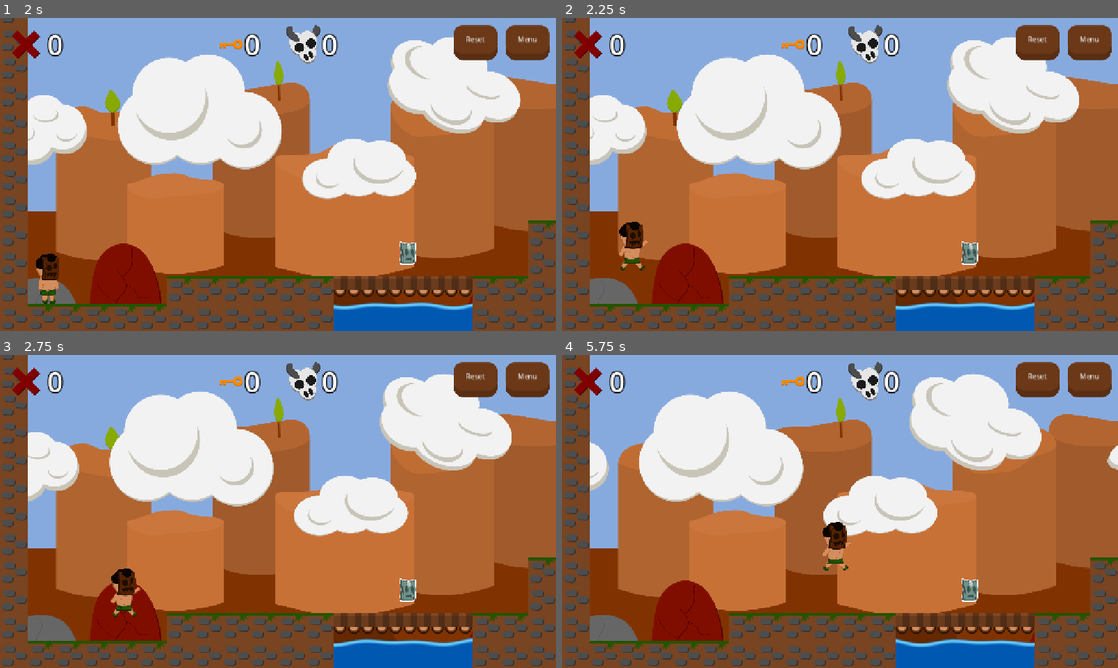
Above: before the commit, frames 1-4 (two rows, left to right).
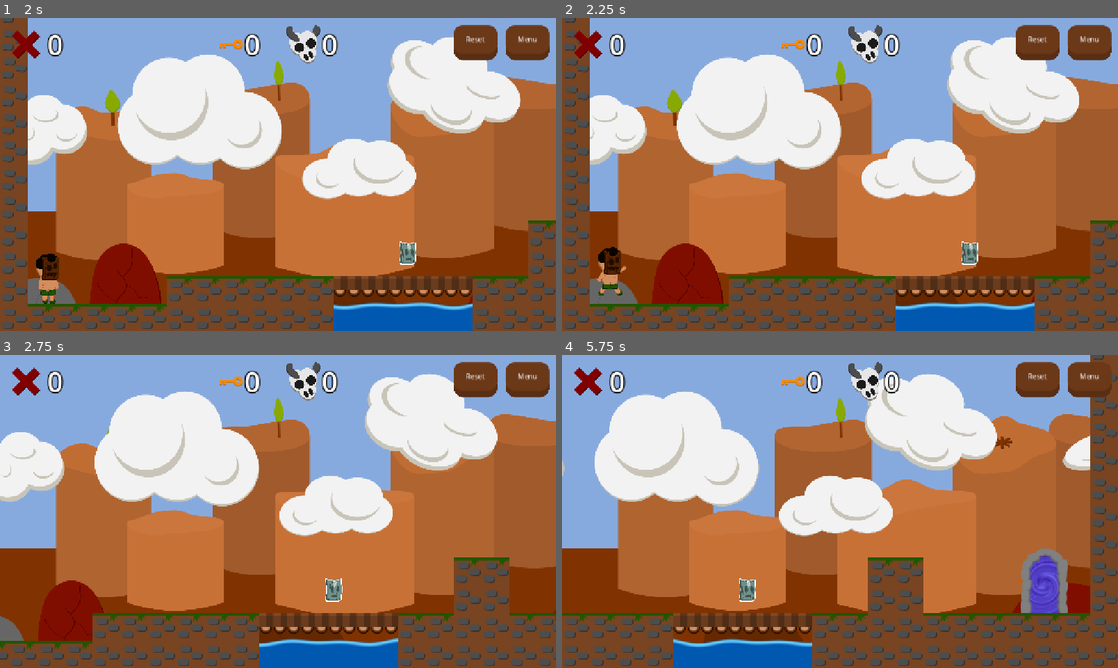
Above: after the commit, the same moments.

Repository: Nabiz/FourElements
Game: Godot game, scene res://Scenes/GUI/main_menu.tscn
Two runs of this game, one before a commit and one after it. Both use one fixed random seed, a clock stepped at 60 frames per second and the inputs below. The engine's default icon, where the game draws it, is replaced by a stand-in: a white triangle on a blue panel in a dark square.
Inputs:
- Up to frame 1 (2 s): click "Nowa Gra" at 0.5 s; click "Graj!" at 1.25 s
- Up to frame 2 (2.25 s): tap Enter (ui_accept) at 2 s; hold Right (ui_right) from 2.03 s (still down); hold Home (ui_home) from 2.03 s (still down)
- Up to frame 3 (2.75 s): keep holding Right (ui_right); keep holding Home (ui_home); tap Enter (ui_accept) at 2.27 s
- Up to frame 4 (5.75 s): release Home (ui_home) at 2.78 s; tap Home (ui_home) at 2.85, 4.35 s; tap Enter (ui_accept) at 3.02, 4.52, 5.27 s; release Right (ui_right) at 3.53 s; hold Left (ui_left) 3.53-4.28 s; hold Home (ui_home) 3.53-4.28 s; hold Right (ui_right) from 4.28 s (still down); hold Home (ui_home) from 5.03 s (still down)

Frame 1 is identical in both runs. In frame 2, 1.0% of the frame differs, in the area x 6-16%, y 65-89%; in frame 3, 29%; in frame 4, 37%, in the area x 0-100%, y 0-100%.

Commit message:
add camera controller

Diff:
--- a/Levels/air_level_1.tscn
+++ b/Levels/air_level_1.tscn
@@ -1,5 +1,6 @@
-[gd_scene load_steps=8 format=4 uid="uid://b2rsgl8f8nuf4"]
+[gd_scene load_steps=9 format=4 uid="uid://b2rsgl8f8nuf4"]
 
+[ext_resource type="Script" uid="uid://bqdfn8kuyclmm" path="res://scripts/managers/camera_controller.gd" id="1_2epbk"]
 [ext_resource type="PackedScene" uid="uid://d1ouvpi4u5u6y" path="res://scenes/player/player.tscn" id="1_g83ix"]
 [ext_resource type="PackedScene" uid="uid://bbp66xbtvbism" path="res://scenes/pickups/mask_pickup.tscn" id="2_h3oo1"]
 [ext_resource type="PackedScene" uid="uid://cduv0gbami34p" path="res://scenes/props/water_path.tscn" id="4_66tw6"]
@@ -12,7 +13,10 @@
 
 [node name="Player" parent="." instance=ExtResource("1_g83ix")]
 position = Vector2(111, 584)
-camera_limits = [null, -1000000, 1792, 720]
+
+[node name="Camera2D" type="Camera2D" parent="Player" node_paths=PackedStringArray("tile_map")]
+script = ExtResource("1_2epbk")
+tile_map = NodePath("../../TileMapLayer")
 
 [node name="FinishArea" parent="." node_paths=PackedStringArray("end_level_popup") instance=ExtResource("5_k21mx")]
 position = Vector2(1622, 521)
--- a/Levels/air_level_2.tscn
+++ b/Levels/air_level_2.tscn
@@ -8,12 +8,12 @@
 [ext_resource type="PackedScene" uid="uid://cduv0gbami34p" path="res://scenes/props/water_path.tscn" id="6_b48tx"]
 [ext_resource type="PackedScene" uid="uid://bbp66xbtvbism" path="res://scenes/pickups/mask_pickup.tscn" id="7_pnfvf"]
 [ext_resource type="PackedScene" uid="uid://cwdtgtgv530co" path="res://scenes/pickups/key.tscn" id="8_2nfjq"]
+[ext_resource type="Script" uid="uid://bqdfn8kuyclmm" path="res://scripts/managers/camera_controller.gd" id="9_wuals"]
 
 [node name="AirLevel2" type="Node2D"]
 
 [node name="Player" parent="." instance=ExtResource("1_2lm5o")]
 position = Vector2(448, 541)
-camera_limits = [null, -496, 1792, 720]
 
 [node name="FinishArea" parent="." node_paths=PackedStringArray("end_level_popup") instance=ExtResource("2_2nfjq")]
 position = Vector2(1642, -200)
@@ -76,3 +76,7 @@
 
 [node name="Key3" parent="." instance=ExtResource("8_2nfjq")]
 position = Vector2(1639, 562)
+
+[node name="Camera2D" type="Camera2D" parent="." node_paths=PackedStringArray("tile_map")]
+script = ExtResource("9_wuals")
+tile_map = NodePath("../TileMapLayer")
--- a/Levels/air_level_3.tscn
+++ b/Levels/air_level_3.tscn
@@ -7,12 +7,12 @@
 [ext_resource type="TileSet" uid="uid://lqi2h7vfgbei" path="res://resources/tilesets/tileset.tres" id="5_k7d4e"]
 [ext_resource type="PackedScene" uid="uid://bbp66xbtvbism" path="res://scenes/pickups/mask_pickup.tscn" id="7_7qeat"]
 [ext_resource type="PackedScene" uid="uid://dk1i41y4p0goh" path="res://scenes/enemies/enemy.tscn" id="7_epvi0"]
+[ext_resource type="Script" uid="uid://bqdfn8kuyclmm" path="res://scripts/managers/camera_controller.gd" id="8_d2hw6"]
 
 [node name="AirLevel3" type="Node2D"]
 
 [node name="Player" parent="." instance=ExtResource("1_epvi0")]
 position = Vector2(816, 594)
-camera_limits = [null, null, 1280, 720]
 
 [node name="FinishArea" parent="." node_paths=PackedStringArray("end_level_popup") instance=ExtResource("2_yfcc0")]
 position = Vector2(659, 584)
@@ -49,3 +49,7 @@
 
 [node name="Enemy" parent="." instance=ExtResource("7_epvi0")]
 position = Vector2(264, 574)
+
+[node name="Camera2D" type="Camera2D" parent="." node_paths=PackedStringArray("tile_map")]
+script = ExtResource("8_d2hw6")
+tile_map = NodePath("../TileMapLayer")
--- a/Levels/all_Level_2.tscn
+++ b/Levels/all_Level_2.tscn
@@ -9,6 +9,7 @@
 [ext_resource type="PackedScene" uid="uid://bbp66xbtvbism" path="res://scenes/pickups/mask_pickup.tscn" id="7_qsjp0"]
 [ext_resource type="PackedScene" uid="uid://cwdtgtgv530co" path="res://scenes/pickups/key.tscn" id="8_i3aej"]
 [ext_resource type="PackedScene" uid="uid://dk1i41y4p0goh" path="res://scenes/enemies/enemy.tscn" id="9_0va4v"]
+[ext_resource type="Script" uid="uid://bqdfn8kuyclmm" path="res://scripts/managers/camera_controller.gd" id="10_03gse"]
 
 [sub_resource type="RectangleShape2D" id="RectangleShape2D_0va4v"]
 size = Vector2(285.769, 20)
@@ -109,4 +110,8 @@
 position = Vector2(1056, 518)
 move_duration = 2.0
 
+[node name="Camera2D" type="Camera2D" parent="." node_paths=PackedStringArray("tile_map")]
+script = ExtResource("10_03gse")
+tile_map = NodePath("../TileMapLayer")
+
 [editable path="WaterPath"]
--- a/Levels/cartographer_level.tscn
+++ b/Levels/cartographer_level.tscn
@@ -18,6 +18,7 @@
 [ext_resource type="PackedScene" uid="uid://dwkde8i2sh1ce" path="res://scenes/props/dialogue_area.tscn" id="16_3l2mx"]
 [ext_resource type="PackedScene" uid="uid://dpvdhpekec6yg" path="res://scenes/gui/dialogue_canvas.tscn" id="17_rvum4"]
 [ext_resource type="Texture2D" uid="uid://csgd6qmb47yrd" path="res://assets/particles/bubble.png" id="18_shu37"]
+[ext_resource type="Script" uid="uid://bqdfn8kuyclmm" path="res://scripts/managers/camera_controller.gd" id="19_rdxbt"]
 
 [sub_resource type="Animation" id="Animation_ha5n6"]
 resource_name = "1"
@@ -366,6 +367,10 @@
 position = Vector2(-104.5, -99.5)
 shape = SubResource("RectangleShape2D_rdxbt")
 
+[node name="Camera2D" type="Camera2D" parent="." node_paths=PackedStringArray("tile_map")]
+script = ExtResource("19_rdxbt")
+tile_map = NodePath("../TileMapLayer")
+
 [connection signal="area_entered" from="CartographerEncounter/Rope" to="CartographerEncounter/Rope" method="_on_area_entered"]
 [connection signal="tree_exited" from="CartographerEncounter/Fire" to="CartographerEncounter" method="_on_fire_tree_exited"]
 [connection signal="dialogue_ended" from="CartographerEncounter/DialogCanvas" to="CartographerEncounter" method="_on_dialog_canvas_dialogue_ended"]
--- a/Levels/earth_level_1.tscn
+++ b/Levels/earth_level_1.tscn
@@ -8,12 +8,12 @@
 [ext_resource type="PackedScene" uid="uid://bbp66xbtvbism" path="res://scenes/pickups/mask_pickup.tscn" id="7_u37go"]
 [ext_resource type="PackedScene" uid="uid://cwdtgtgv530co" path="res://scenes/pickups/key.tscn" id="8_54ec6"]
 [ext_resource type="PackedScene" uid="uid://dk1i41y4p0goh" path="res://scenes/enemies/enemy.tscn" id="8_qrakl"]
+[ext_resource type="Script" uid="uid://bqdfn8kuyclmm" path="res://scripts/managers/camera_controller.gd" id="9_rg4bx"]
 
 [node name="EarthLevel1" type="Node2D"]
 
 [node name="Player" parent="." instance=ExtResource("1_pnsri")]
 position = Vector2(138, 530)
-camera_limits = [null, -48, 1792, 720]
 
 [node name="FinishArea" parent="." node_paths=PackedStringArray("end_level_popup") instance=ExtResource("2_54ec6")]
 position = Vector2(1420, 584)
@@ -67,3 +67,7 @@
 
 [node name="Key" parent="." instance=ExtResource("8_54ec6")]
 position = Vector2(1666, 481)
+
+[node name="Camera2D" type="Camera2D" parent="." node_paths=PackedStringArray("tile_map")]
+script = ExtResource("9_rg4bx")
+tile_map = NodePath("../TileMapLayer")
--- a/Levels/earth_level_2.tscn
+++ b/Levels/earth_level_2.tscn
@@ -8,12 +8,12 @@
 [ext_resource type="PackedScene" uid="uid://bbp66xbtvbism" path="res://scenes/pickups/mask_pickup.tscn" id="6_efa5n"]
 [ext_resource type="PackedScene" uid="uid://bn85t4sjvtkks" path="res://scenes/props/wood_box.tscn" id="7_7y63g"]
 [ext_resource type="PackedScene" uid="uid://cwdtgtgv530co" path="res://scenes/pickups/key.tscn" id="8_35hm5"]
+[ext_resource type="Script" uid="uid://bqdfn8kuyclmm" path="res://scripts/managers/camera_controller.gd" id="9_uuffi"]
 
 [node name="EarthLevel2" type="Node2D"]
 
 [node name="Player" parent="." instance=ExtResource("1_nbmlc")]
 position = Vector2(248, 211)
-camera_limits = [null, -304, 1280, 720]
 
 [node name="FinishArea" parent="." node_paths=PackedStringArray("end_level_popup") instance=ExtResource("2_35hm5")]
 position = Vector2(127, 9)
@@ -60,3 +60,7 @@
 
 [node name="Key" parent="." instance=ExtResource("8_35hm5")]
 position = Vector2(219, 577)
+
+[node name="Camera2D" type="Camera2D" parent="." node_paths=PackedStringArray("tile_map")]
+script = ExtResource("9_uuffi")
+tile_map = NodePath("../TileMapLayer")
--- a/Levels/fire_level_1.tscn
+++ b/Levels/fire_level_1.tscn
@@ -9,6 +9,7 @@
 [ext_resource type="PackedScene" uid="uid://bbp66xbtvbism" path="res://scenes/pickups/mask_pickup.tscn" id="7_dsr4j"]
 [ext_resource type="PackedScene" uid="uid://dk1i41y4p0goh" path="res://scenes/enemies/enemy.tscn" id="8_tckme"]
 [ext_resource type="PackedScene" uid="uid://b657y1ssc83x3" path="res://scenes/props/fire.tscn" id="9_mrv01"]
+[ext_resource type="Script" uid="uid://bqdfn8kuyclmm" path="res://scripts/managers/camera_controller.gd" id="10_ru5dn"]
 
 [node name="FireLevel" type="Node2D"]
 
@@ -74,3 +75,7 @@
 
 [node name="MaskPickup2" parent="." instance=ExtResource("7_dsr4j")]
 position = Vector2(1389, 589)
+
+[node name="Camera2D" type="Camera2D" parent="." node_paths=PackedStringArray("tile_map")]
+script = ExtResource("10_ru5dn")
+tile_map = NodePath("../TileMapLayer")
--- a/Levels/fire_level_2.tscn
+++ b/Levels/fire_level_2.tscn
@@ -1,5 +1,6 @@
-[gd_scene load_steps=10 format=4 uid="uid://84m6i3ilcqf1"]
+[gd_scene load_steps=11 format=4 uid="uid://84m6i3ilcqf1"]
 
+[ext_resource type="Script" uid="uid://bqdfn8kuyclmm" path="res://scripts/managers/camera_controller.gd" id="1_36j3p"]
 [ext_resource type="PackedScene" uid="uid://d1ouvpi4u5u6y" path="res://scenes/player/player.tscn" id="1_mjjx4"]
 [ext_resource type="PackedScene" uid="uid://dl5it1ko4a2hf" path="res://scenes/props/finish_area.tscn" id="2_euo5e"]
 [ext_resource type="PackedScene" uid="uid://cl5y8s2tdfs5i" path="res://scenes/gui/end_level_popup.tscn" id="3_2u64h"]
@@ -12,9 +13,13 @@
 
 [node name="FireLevel2" type="Node2D"]
 
+[node name="Camera2D" type="Camera2D" parent="." node_paths=PackedStringArray("tile_map")]
+position = Vector2(875, 354)
+script = ExtResource("1_36j3p")
+tile_map = NodePath("../TileMapLayer")
+
 [node name="Player" parent="." instance=ExtResource("1_mjjx4")]
 position = Vector2(875, 354)
-camera_limits = [null, -1000000, 1792, 720]
 
 [node name="FinishArea" parent="." node_paths=PackedStringArray("end_level_popup") instance=ExtResource("2_euo5e")]
 position = Vector2(875, 585)
--- a/Levels/test_level.tscn
+++ b/Levels/test_level.tscn
@@ -1,5 +1,6 @@
-[gd_scene load_steps=14 format=4 uid="uid://bkebn6jtk2a8l"]
+[gd_scene load_steps=15 format=4 uid="uid://bkebn6jtk2a8l"]
 
+[ext_resource type="Script" uid="uid://bqdfn8kuyclmm" path="res://scripts/managers/camera_controller.gd" id="1_8hjdj"]
 [ext_resource type="PackedScene" uid="uid://d1ouvpi4u5u6y" path="res://scenes/player/player.tscn" id="1_kxr0u"]
 [ext_resource type="PackedScene" uid="uid://dl5it1ko4a2hf" path="res://scenes/props/finish_area.tscn" id="2_kv5fy"]
 [ext_resource type="PackedScene" uid="uid://cl5y8s2tdfs5i" path="res://scenes/gui/end_level_popup.tscn" id="3_jeepb"]
@@ -18,7 +19,10 @@
 
 [node name="Player" parent="." instance=ExtResource("1_kxr0u")]
 position = Vector2(111, 584)
-camera_limits = [null, -1000000, 1792, 720]
+
+[node name="Camera2D" type="Camera2D" parent="Player" node_paths=PackedStringArray("tile_map")]
+script = ExtResource("1_8hjdj")
+tile_map = NodePath("../../TileMapLayer")
 
 [node name="FinishArea" parent="." node_paths=PackedStringArray("end_level_popup") instance=ExtResource("2_kv5fy")]
 position = Vector2(1622, 521)
--- a/Levels/water_level_1.tscn
+++ b/Levels/water_level_1.tscn
@@ -9,6 +9,7 @@
 [ext_resource type="PackedScene" uid="uid://bbp66xbtvbism" path="res://scenes/pickups/mask_pickup.tscn" id="7_vasab"]
 [ext_resource type="PackedScene" uid="uid://cwdtgtgv530co" path="res://scenes/pickups/key.tscn" id="8_kt8ba"]
 [ext_resource type="PackedScene" uid="uid://b657y1ssc83x3" path="res://scenes/props/fire.tscn" id="8_ku3fi"]
+[ext_resource type="Script" uid="uid://bqdfn8kuyclmm" path="res://scripts/managers/camera_controller.gd" id="10_xdyu3"]
 
 [node name="WaterLevel" type="Node2D"]
 
@@ -34,7 +35,6 @@
 
 [node name="Player" parent="." instance=ExtResource("1_qomj6")]
 position = Vector2(145, 532)
-camera_limits = [null, -1000000, 1792, 720]
 
 [node name="FinishArea" parent="." node_paths=PackedStringArray("end_level_popup") instance=ExtResource("2_qntih")]
 position = Vector2(1648, 522)
@@ -79,3 +79,7 @@
 [node name="Fire" parent="." instance=ExtResource("8_ku3fi")]
 position = Vector2(485, 524)
 scale = Vector2(1.2, 1.2)
+
+[node name="Camera2D" type="Camera2D" parent="." node_paths=PackedStringArray("tile_map")]
+script = ExtResource("10_xdyu3")
+tile_map = NodePath("../TileMapLayer")
--- a/Levels/water_level_2.tscn
+++ b/Levels/water_level_2.tscn
@@ -8,12 +8,12 @@
 [ext_resource type="PackedScene" uid="uid://cduv0gbami34p" path="res://scenes/props/water_path.tscn" id="6_io3g2"]
 [ext_resource type="PackedScene" uid="uid://bbp66xbtvbism" path="res://scenes/pickups/mask_pickup.tscn" id="7_7mcw5"]
 [ext_resource type="PackedScene" uid="uid://cwdtgtgv530co" path="res://scenes/pickups/key.tscn" id="8_tqq7n"]
+[ext_resource type="Script" uid="uid://bqdfn8kuyclmm" path="res://scripts/managers/camera_controller.gd" id="9_voej7"]
 
 [node name="WaterLevel2" type="Node2D"]
 
 [node name="Player" parent="." instance=ExtResource("1_i6lgh")]
 position = Vector2(-12, 546)
-camera_limits = [-320, -1000000, 1792, 720]
 
 [node name="FinishArea" parent="." node_paths=PackedStringArray("end_level_popup") instance=ExtResource("2_ivwu8")]
 position = Vector2(-120, 520)
@@ -68,3 +68,7 @@
 
 [node name="Key3" parent="." instance=ExtResource("8_tqq7n")]
 position = Vector2(1150, 547)
+
+[node name="Camera2D" type="Camera2D" parent="." node_paths=PackedStringArray("tile_map")]
+script = ExtResource("9_voej7")
+tile_map = NodePath("../TileMapLayer")
--- a/Scenes/player/player.tscn
+++ b/Scenes/player/player.tscn
@@ -130,7 +130,7 @@
 "speed": 5.0
 }]
 
-[node name="Player" type="CharacterBody2D" node_paths=PackedStringArray("animation", "sprites", "blank_sprite", "camera", "marker_point", "earth_block_space", "coyote_timer")]
+[node name="Player" type="CharacterBody2D" node_paths=PackedStringArray("animation", "sprites", "blank_sprite", "marker_point", "earth_block_space", "coyote_timer")]
 z_index = 1
 collision_mask = 129
 script = ExtResource("1_kyqiw")
@@ -142,7 +142,6 @@
 water_sprite = ExtResource("4_nn08x")
 earth_sprite = ExtResource("5_52ee3")
 air_sprite = ExtResource("6_bhhdu")
-camera = NodePath("Camera2D")
 marker_point = NodePath("Marker2D")
 fire_bullet_scene = ExtResource("7_h17s1")
 air_bullet_scene = ExtResource("8_je7p5")
@@ -173,9 +172,6 @@
 [node name="Marker2D" type="Marker2D" parent="."]
 position = Vector2(56, -12)
 
-[node name="Camera2D" type="Camera2D" parent="."]
-limit_bottom = 720
-
 [node name="GUI" parent="." instance=ExtResource("7_52ee3")]
 
 [node name="AnimationPlayer" type="AnimationPlayer" parent="."]
--- /dev/null
+++ b/Scripts/managers/camera_controller.gd
@@ -0,0 +1,52 @@
+extends Camera2D
+
+@export var tile_map: TileMapLayer
+
+var free_camera := false
+var camera_speed := 1000
+
+func _ready() -> void:
+	set_camera_limits()
+	call_deferred("follow_player")
+
+func _input(event: InputEvent) -> void:
+	if event.is_action_pressed("ui_home"):
+		if free_camera:
+			follow_player()
+		else:
+			freecam()
+
+func _process(delta: float) -> void:
+	if free_camera:
+		if Input.is_action_pressed("ui_right"):
+			position.x += camera_speed * delta
+		elif Input.is_action_pressed("ui_left"):
+			position.x -= camera_speed * delta
+
+		position.x = clamp(position.x, limit_left, limit_right)
+
+		if Input.is_action_pressed("ui_up"):
+			position.y -= camera_speed * delta
+		elif Input.is_action_pressed("ui_down"):
+			position.y += camera_speed * delta
+
+		position.y = clamp(position.y, limit_top, limit_bottom)
+
+func follow_player():
+	free_camera = false
+	reparent(Player.instance)
+	position = Vector2.ZERO
+	Player.instance.can_move = true
+
+func freecam():
+	Player.instance.can_move = false
+	reparent(Player.instance.get_parent())
+	free_camera = true
+
+func set_camera_limits() -> void:
+	if tile_map:
+		var rect = tile_map.get_used_rect()
+		limit_left = rect.position.x * 64
+		limit_top = rect.position.y * 64 + 16
+		limit_right = (rect.position.x + rect.size.x) * 64
+		limit_bottom = (rect.position.y + rect.size.y) * 64 + 16
--- a/Scripts/player/player.gd
+++ b/Scripts/player/player.gd
@@ -23,10 +23,6 @@
 @export var earth_sprite: Texture
 @export var air_sprite: Texture
 
-@export_category("Camera")
-@export var camera: Camera2D
-@export var camera_limits: PackedInt32Array = [0, 0, 1280, 720]
-
 @export_category("Elements Objects")
 @export var marker_point: Marker2D
 @export var fire_bullet_scene: PackedScene
@@ -41,13 +37,6 @@
 
 func _enter_tree() -> void:
 	instance = self
-
-
-func _ready() -> void:
-	camera.limit_left = camera_limits[0]
-	camera.limit_top = camera_limits[1]
-	camera.limit_right = camera_limits[2]
-	camera.limit_bottom = camera_limits[3]
 
 	if higher_jumps:
 		JUMP_VELOCITY = HIGHER_JUMP_VELOCITY
--- a/Scripts/props/fire.gd
+++ b/Scripts/props/fire.gd
@@ -31,4 +31,5 @@
 func _on_area_2d_body_exited(body: Node2D) -> void:
 	if body is Player:
 		var player = body as Player
+		MaskManager.use_ammo()
 		player.can_shoot = true
--- a/project.godot
+++ b/project.godot
@@ -26,7 +26,6 @@
 
 window/size/viewport_width=1280
 window/size/viewport_height=720
-window/size/mode=3
 window/stretch/mode="canvas_items"
 
 [file_customization]
Not shown: 1 places in Levels/air_level_2.tscn that only renumber resources
Not shown: 1 places in Levels/air_level_3.tscn that only renumber resources
Not shown: 1 places in Levels/all_Level_2.tscn that only renumber resources
Not shown: 1 places in Levels/cartographer_level.tscn that only renumber resources
Not shown: 1 places in Levels/earth_level_1.tscn that only renumber resources
Not shown: 1 places in Levels/earth_level_2.tscn that only renumber resources
Not shown: 1 places in Levels/fire_level_1.tscn that only renumber resources
Not shown: 1 places in Levels/water_level_1.tscn that only renumber resources
Not shown: 1 places in Levels/water_level_2.tscn that only renumber resources
Not shown, added: Scripts/managers/camera_controller.gd.uid
